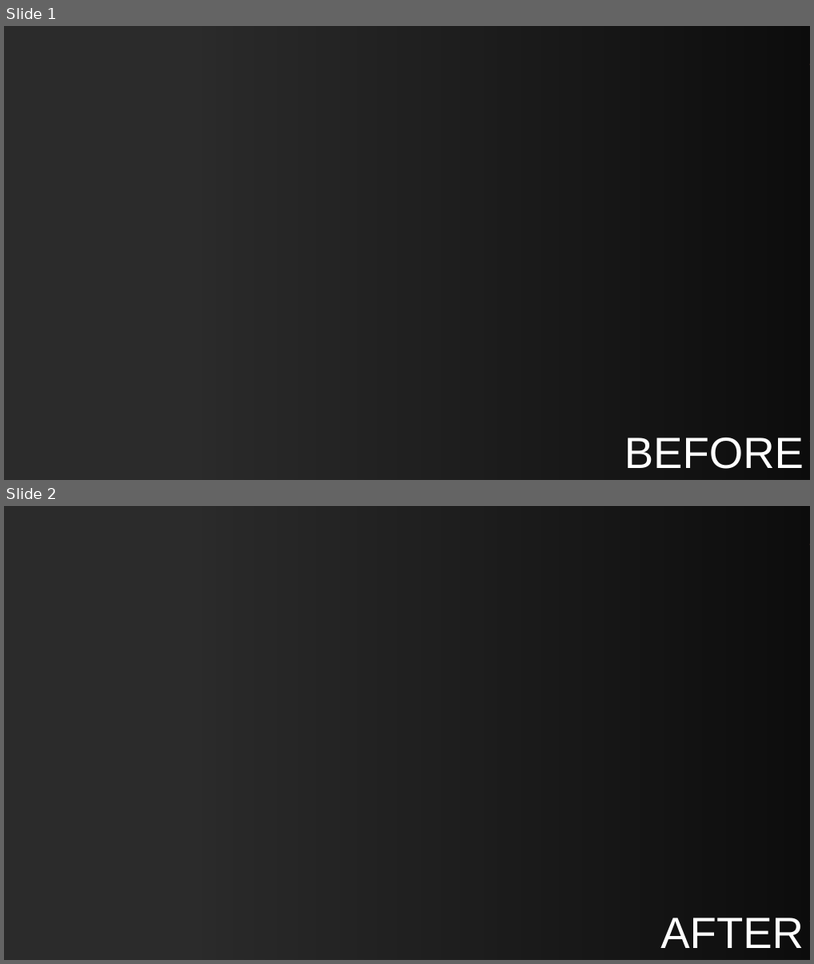
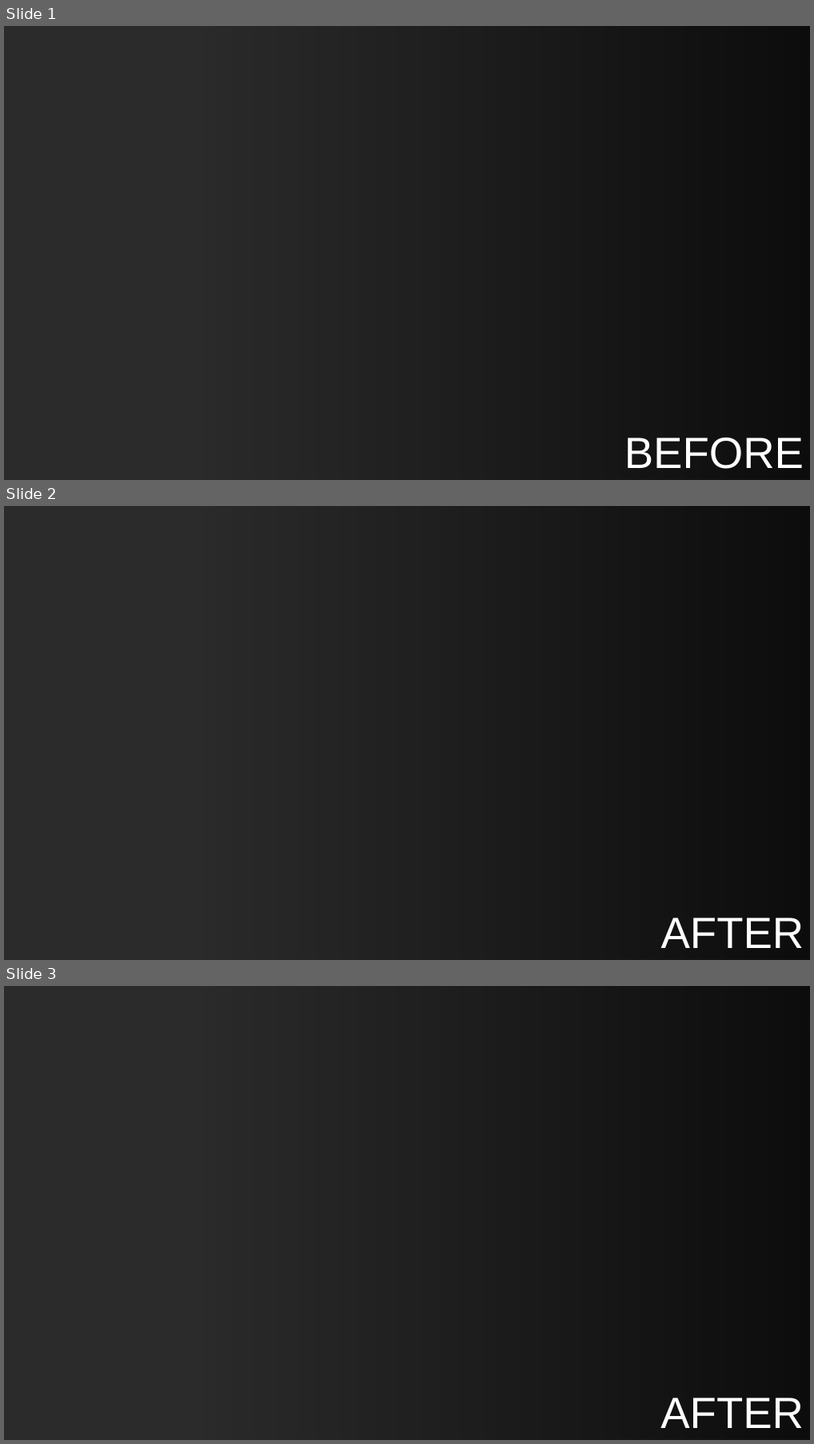
Before and after one commit to DenisKopasek/ProPonti-web, a slide deck: ProPonti/Preview/Preview.pptx. Shown one above the other, each under a label of ours: slides 1 and 2 before the commit, slides 1, 2 and 3 after it. The pictures are 814x964 and 814x1444 pixels, drawn with LibreOffice and Linux fonts; fonts in the diff are those of the drawing; background and template pictures are left out; a plain dark background stands for a picture behind light text. Boxes give left, top, right and bottom in pixels: in the first picture for what was removed or moved away, otherwise in the second. Text is boxed around its words. In the diff, an @@ line names an element or a change of style, - is before the commit and + after.

```diff
--- a/ProPonti/Preview/Preview.pptx
+++ b/ProPonti/Preview/Preview.pptx
@@ slide 2 added at (4,506,810,960), background picture (left out); not listed: 6 template elements that a slide beside it also shows @@
@@ rectangle added at (4,506,810,960), fill #FFFFFF @@
@@ rectangle added at (201,506,810,960), fill gradient #000000 @@
@@ title added at (662,917,805,948), 52 pt, text #FFFFFF @@
+AFTER
@@ what was slide 2 is now slide 3 @@
```
Also in this commit, not shown: 1 other file.
